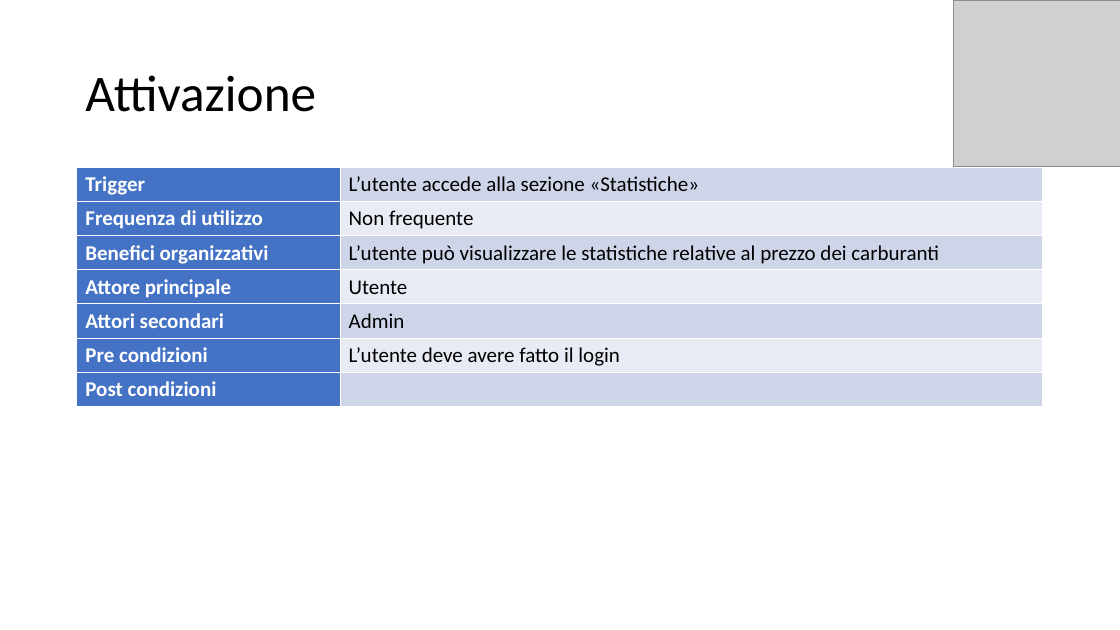
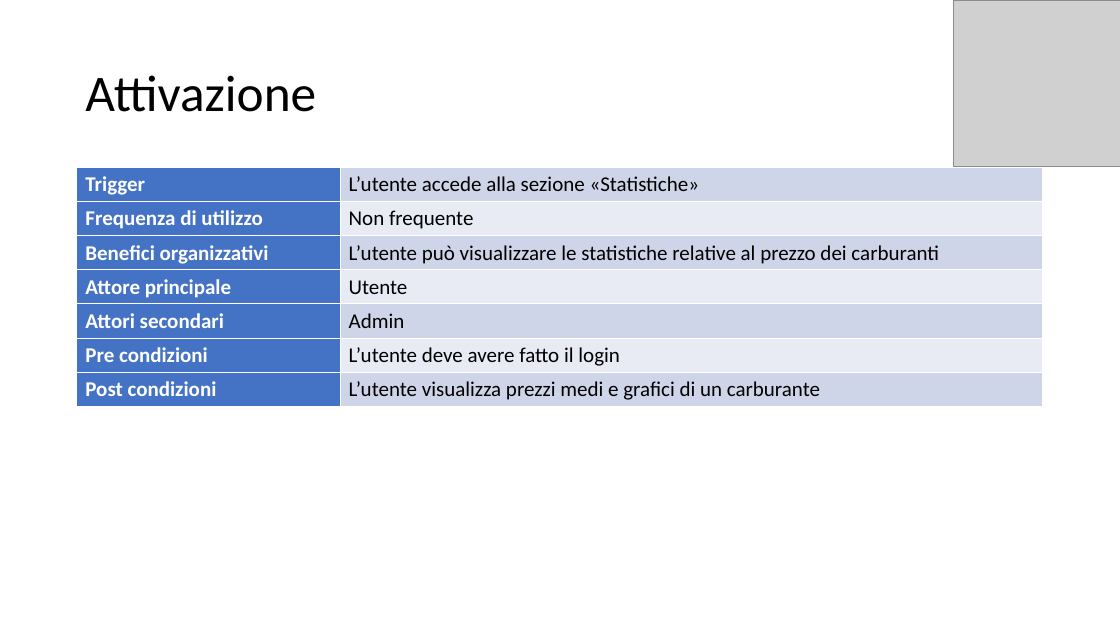
Before and after one commit to itsar19-20/gas, a slide deck: slide 3 of Template use case/Template Use Case - Statistiche.pptx. Drawn at 1120x630 pixels with LibreOffice and Linux fonts; fonts in the diff are those of the drawing; grey boxes stand for pictures. Boxes give left, top, right and bottom in pixels: in the first picture for what was removed or moved away, otherwise in the second. Text is boxed around its words. In the diff, an @@ line names an element or a change of style, - is before the commit and + after.

```diff
--- a/Template use case/Template Use Case - Statistiche.pptx
+++ b/Template use case/Template Use Case - Statistiche.pptx
@@ table at [77, 168, 1044, 407] @@
-row 7, column 2: 
+row 7, column 2: L’utente visualizza prezzi medi e grafici di un carburante
```
Also in this commit, not shown: 3 other files.
